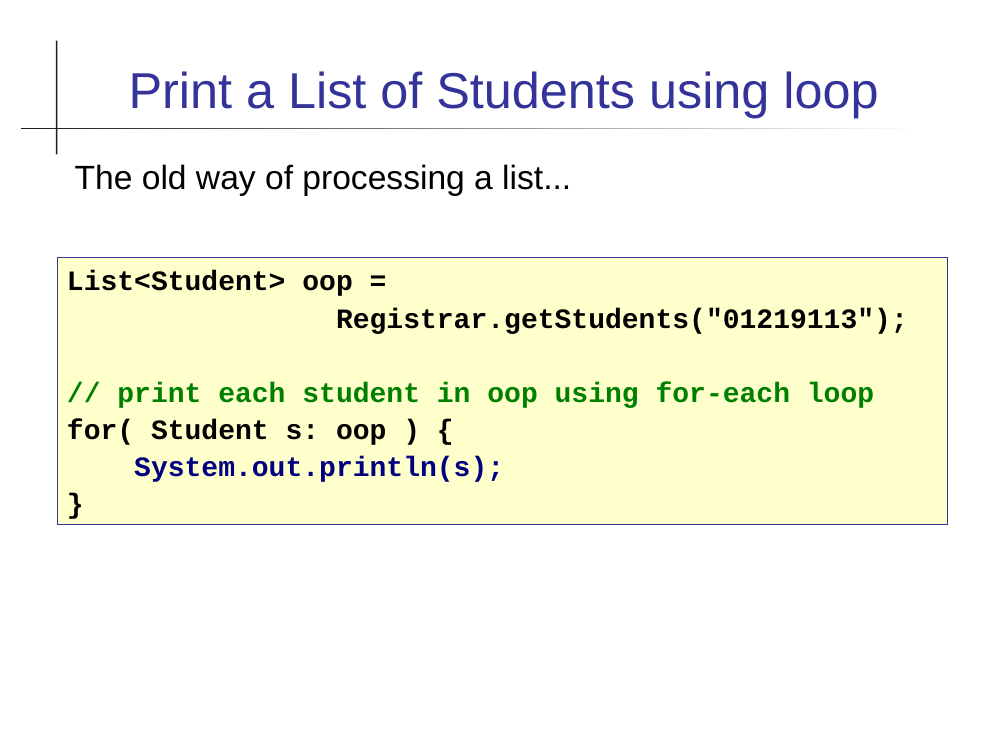
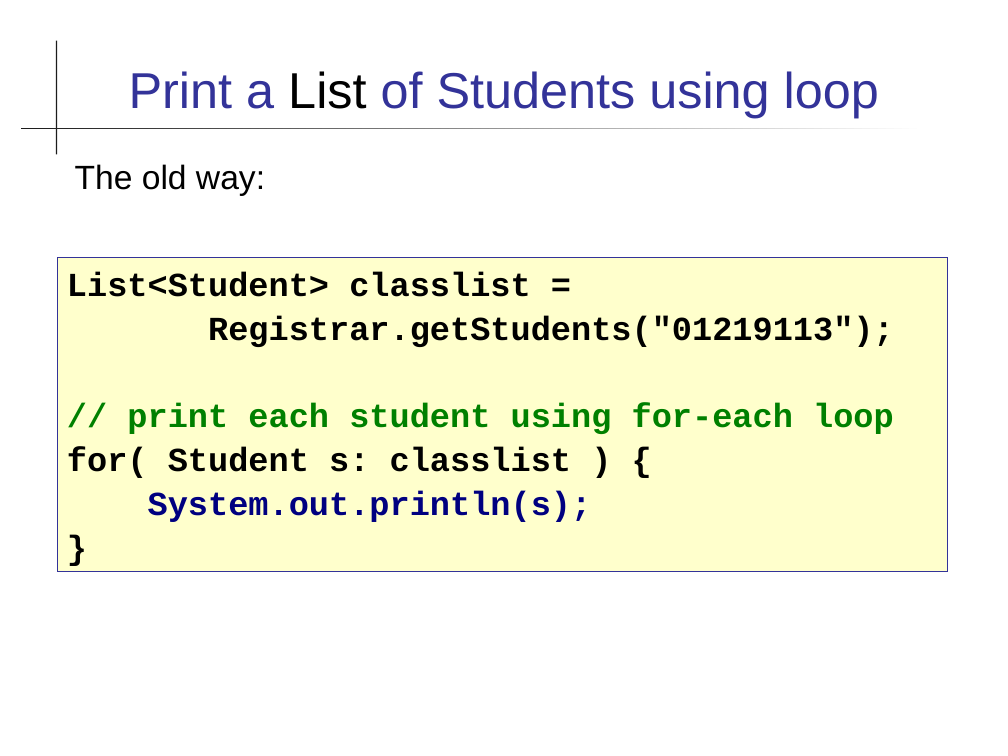
Before and after one commit to skeoop/skeoop.github.io, a slide deck: slide 7 of week13/Java-8-Features.ppt. Drawn at 1008x756 pixels with LibreOffice and Linux fonts; fonts in the diff are those of the drawing. Boxes give left, top, right and bottom in pixels: in the first picture for what was removed or moved away, otherwise in the second. Text is boxed around its words. In the diff, an @@ line names an element or a change of style, - is before the commit and + after.

```diff
--- a/week13/Java-8-Features.ppt
+++ b/week13/Java-8-Features.ppt
@@ title "Print a List of Students ..." at box(129, 71, 879, 118): text colour #333399 to #000000 in "List" @@
@@ text at box(75, 164, 265, 196): text changed @@
-The old way of processing a list...
+The old way:
@@ rectangle "List<Student> classlist =": place and size @@
-rectangle "List<Student> classlist =" at box(57, 258, 948, 524)
+rectangle "List<Student> classlist =" at box(57, 258, 948, 572)
@@ text in rectangle at box(67, 272, 531, 297): text changed; size 20 to 24 pt @@
-List<Student> oop =
+List<Student> classlist =
@@ text in rectangle at box(148, 315, 894, 522): size 20 to 24 pt in "Registrar.getStudents("01219113");", "System.out.println(s);", "}" @@
@@ text in rectangle at box(67, 403, 894, 478): text changed; size 20 to 24 pt @@
-// print each student in oop using for-each loop
-for( Student s: oop ) {
+// print each student using for-each loop
+for( Student s: classlist ) {
```
Also in this commit, not shown: 16 other slides changed, 1 slide added, 10 other files.
